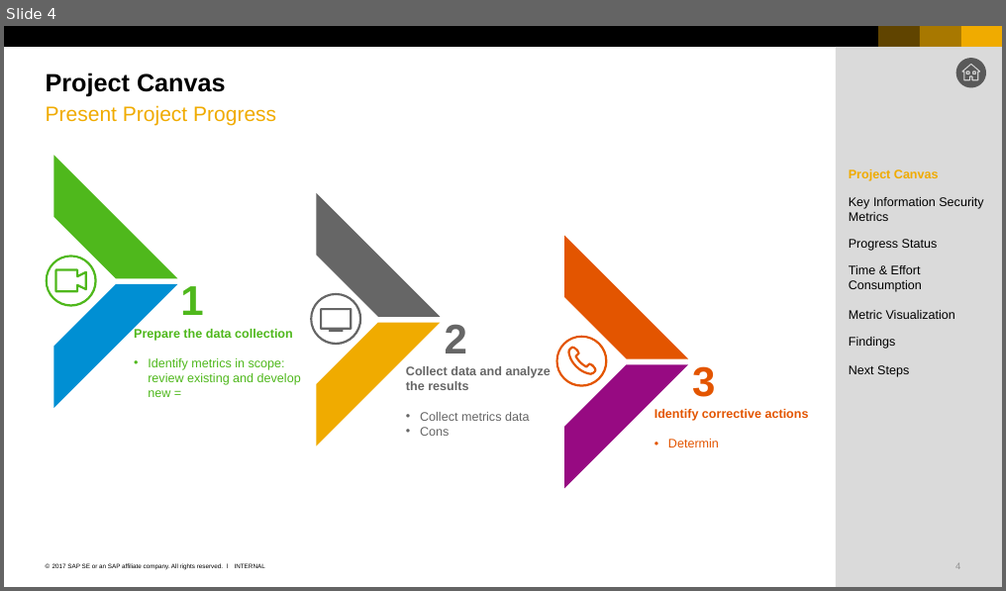
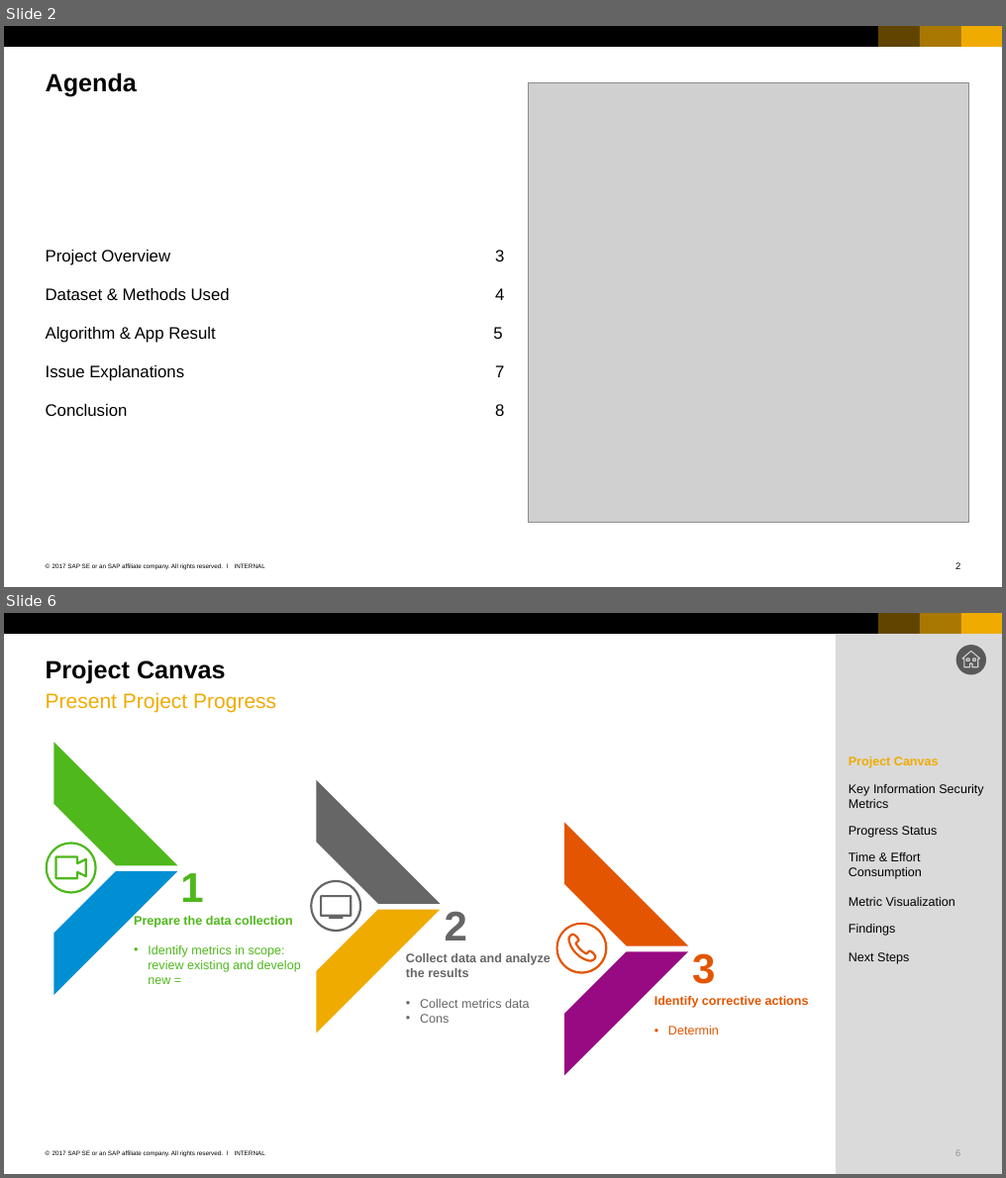
Before and after one commit to nguyenthanhtung2605/yelp-data-analysis, a slide deck: project_yelp_recommendation/yelp_presentation.pptx. Shown one above the other, each under a label of ours: slide 4 before the commit, slides 2 and 6 after it; the slides between them are not shown. The pictures are 1006x591 and 1006x1178 pixels, drawn with LibreOffice and Linux fonts; fonts in the diff are those of the drawing; grey boxes stand for pictures. Boxes give left, top, right and bottom in pixels: in the first picture for what was removed or moved away, otherwise in the second. Text is boxed around its words. In the diff, an @@ line names an element or a change of style, - is before the commit and + after.

```diff
--- a/project_yelp_recommendation/yelp_presentation.pptx
+++ b/project_yelp_recommendation/yelp_presentation.pptx
@@ slide 2 added at (4, 26, 1002, 587), background #FFFFFF; not listed: 7 template elements that a slide beside it also shows @@
@@ title added at (46, 73, 137, 97), 24 pt, text #000000, bold @@
+Agenda
@@ picture added at (529, 82, 969, 521) @@
@@ text added at (46, 250, 504, 416), 16 pt, text #000000 @@
+Project Overview 3
+Dataset & Methods Used 4
+Algorithm & App Result 5
+Issue Explanations 7
+Conclusion 8
@@ what was slide 4 is now slide 6 @@
```
Also in this commit, not shown: 1 slide changed, 3 other slides added, 3 slides removed, 3 other files.
